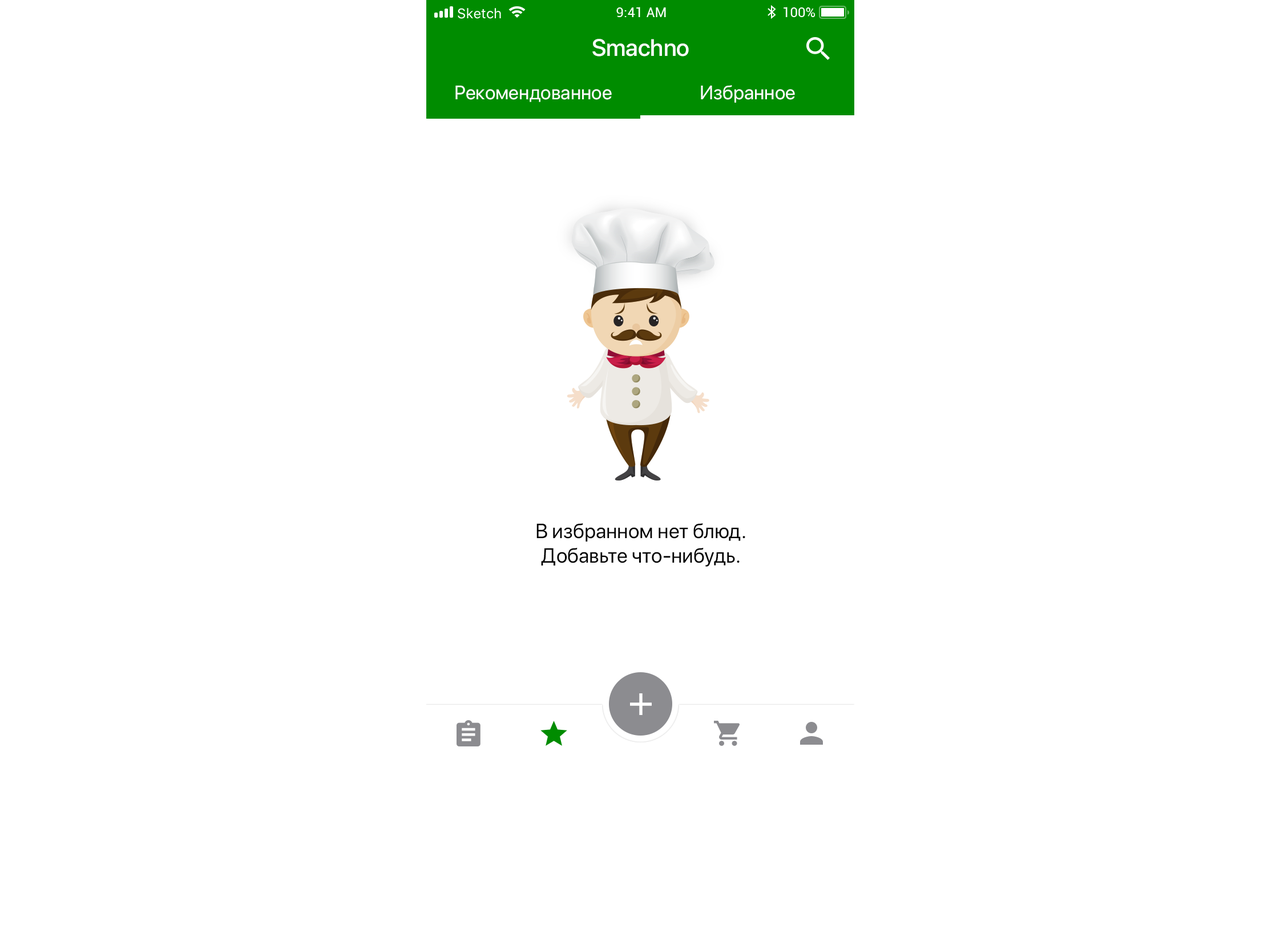
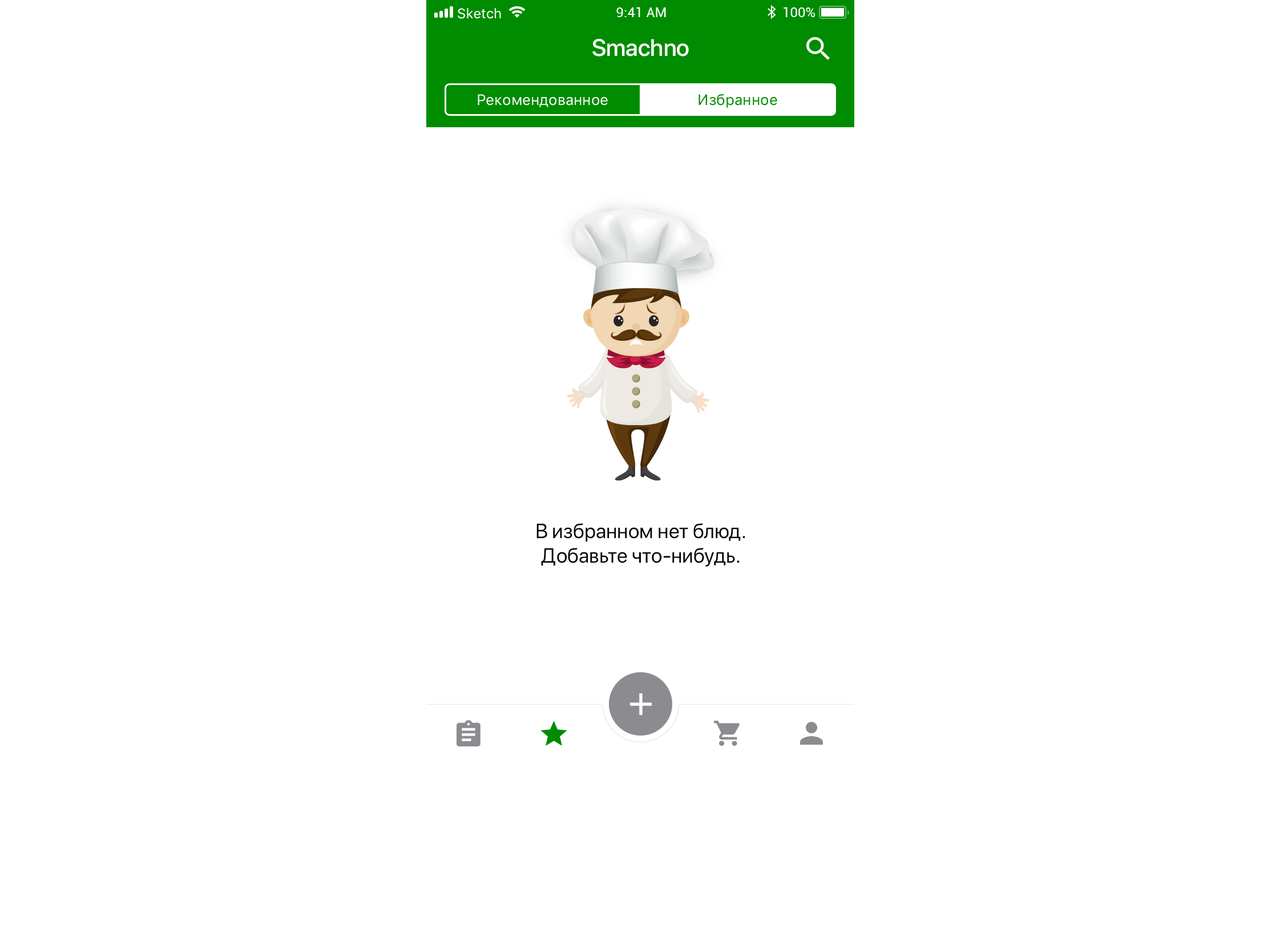
Comparing the layer stacks of the two 1284px x 937px images. Changes:
added group "Segmented Control 2 items Light" (1st of 2, in "smachno_favorit_empty") with 8 layers in group "smachno_favorit_empty" over [426, 83, 855, 128]
added group "Segmented control" (1st of 2, in "smachno_favorit_empty" › "Segmented Control 2 items Light") with 6 layers in group "Segmented Control 2 items Light" over [444, 83, 837, 116]
added layer "Label Selected" (1st of 2, in "smachno_favorit_empty" › "Segmented Control 2 items Light" › "Segmented control") in group "Segmented control" over [477, 94, 608, 108]
added layer "Label" (1st of 2, in "smachno_favorit_empty" › "Segmented Control 2 items Light" › "Segmented control") in group "Segmented control" over [698, 93, 778, 108]
added group "Separators" (1st of 2, in "smachno_favorit_empty" › "Segmented Control 2 items Light" › "Segmented control") with 2 layers in group "Segmented control" over [639, 83, 837, 116]
added layer "Selected" (1st of 2, in "smachno_favorit_empty" › "Segmented Control 2 items Light" › "Segmented control" › "Separators") in group "Separators" over [640, 83, 837, 116]
added layer "Outline" (1st of 2, in "smachno_favorit_empty" › "Segmented Control 2 items Light" › "Segmented control") in group "Segmented control" over [444, 83, 837, 116]
added layer "Background" (1st of 2, in "smachno_favorit_empty" › "Segmented Control 2 items Light") in group "Segmented Control 2 items Light" over [426, 83, 855, 128]
removed layer "Избранное" from group "smachno_favorit_empty" over [700, 85, 796, 103]
removed layer "Рекомендованное" from group "smachno_favorit_empty" over [455, 85, 612, 103]
removed layer "Rectangle 1" from group "smachno_favorit_empty" over [640, 115, 855, 119]
painted on "Compound Shape" (3rd of 3, in "smachno_favorit_empty") over [444, 83, 855, 119]
removed layer "Compound Shape" (4th of 4, in "smachno_favorit_empty") from group "smachno_favorit_empty" over [426, 110, 855, 128]
…and 1 more changes (1 added)
